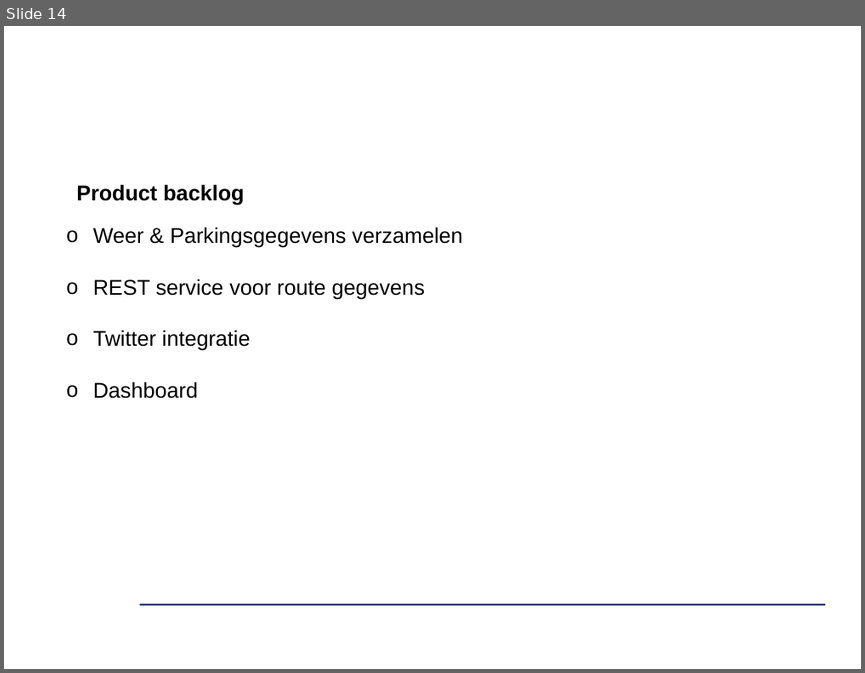
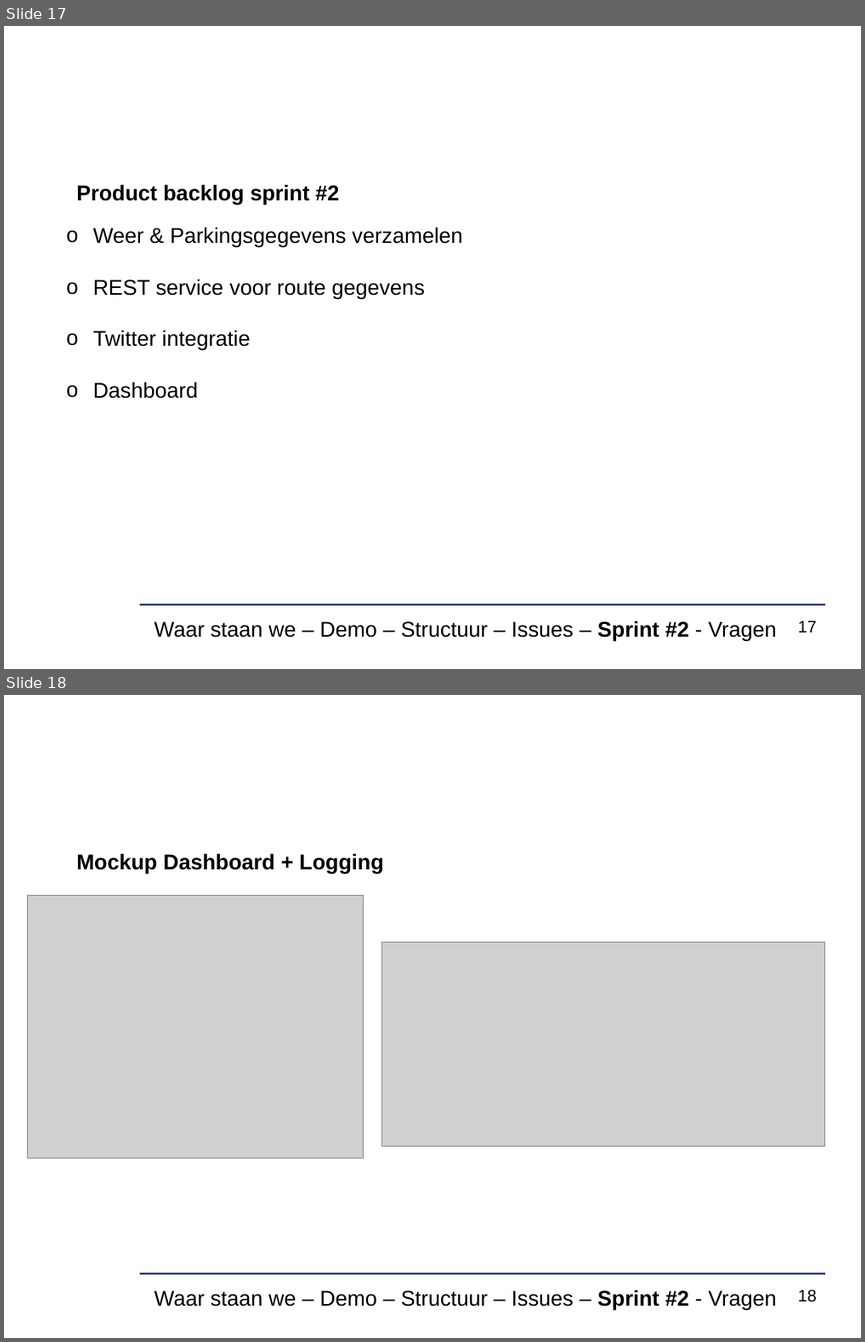
Before and after one commit to verkeergent/Traffic-Travel-Time-Analyzer-4, a slide deck: Analyse/sprint1presentatie.pptx. Shown one above the other, each under a label of ours: slide 14 before the commit, slides 17 and 18 after it. The pictures are 865x673 and 865x1342 pixels, drawn with LibreOffice and Linux fonts; fonts in the diff are those of the drawing; grey boxes stand for pictures; background and template pictures are left out. Boxes give left, top, right and bottom in pixels: in the first picture for what was removed or moved away, otherwise in the second. Text is boxed around its words. In the diff, an @@ line names an element or a change of style, - is before the commit and + after.

Commit message:
update presentatie sprint 1

```diff
--- a/Analyse/sprint1presentatie.pptx
+++ b/Analyse/sprint1presentatie.pptx
@@ slide 18 added at (x1=4, y1=695, x2=861, y2=1338), background #FFFFFF; not listed: 1 template element that a slide beside it also shows @@
@@ text added at (x1=76, y1=853, x2=383, y2=874), 18 pt, text #000000, bold @@
+Mockup Dashboard + Logging
@@ picture added at (x1=28, y1=895, x2=363, y2=1157) @@
@@ picture added at (x1=382, y1=941, x2=826, y2=1145) @@
@@ text added at (x1=154, y1=1289, x2=776, y2=1310), 18 pt, text #000000 @@
+Waar staan we – Demo – Structuur – Issues – Sprint #2 - Vragen
@@ page number added at (x1=798, y1=1289, x2=817, y2=1302), 14 pt, text #000000 @@
+18
@@ what was slide 14 is now slide 17 @@
@@ slide 17 changed as well @@
@@ text at (x1=76, y1=184, x2=339, y2=205): text changed @@
-Product backlog
+Product backlog sprint #2
@@ text added at (x1=154, y1=620, x2=776, y2=641), 18 pt, text #000000 @@
+Waar staan we – Demo – Structuur – Issues – Sprint #2 - Vragen
@@ page number added at (x1=798, y1=620, x2=817, y2=632), 14 pt, text #000000 @@
+17
```
Also in this commit, not shown: 11 other slides changed, 6 other slides added, 3 slides removed.
